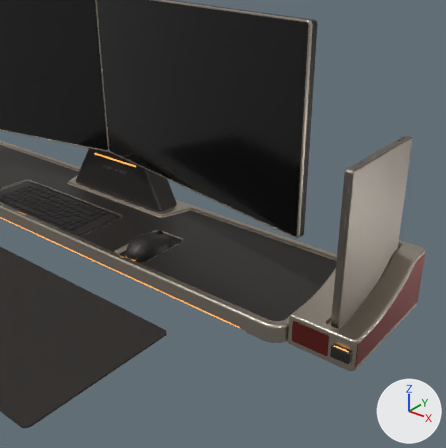
Renders of the glTF model night-array/cad/export/model/station.glb from each side of a commit.
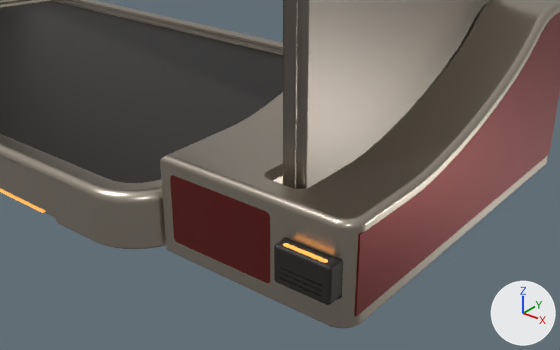
Old and new are each drawn from a 50 mm lens placed at (1.106, -0.879, 0.65), pointed at (0.53, -0.159, 0.203) and again close up from a 50 mm lens placed at (0.94, -0.388, 0.233), pointed at (0.713, -0.104, 0.057). Lighting does not change. The marker at lower right points along +X, +Y and +Z. The older version's two pictures come first. Vertices at exactly the same position are counted once.

In view in the first close-up: 'base_shell', 'deck_liner', 'dock_cradle', 'dock_latch', 'dock_latch_led', 'dock_panels', 'laptop_body' and 1 more.
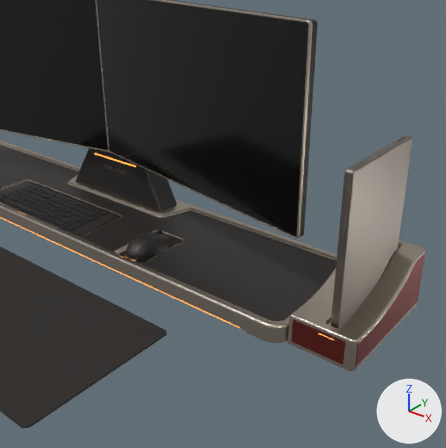
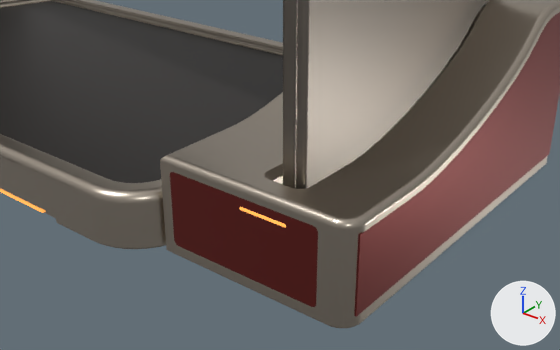
Boxes (x1, y1, x2, y2) around the edits, measured in the close-ups (560 x 350 px):
'dock_latch', deleted: before (274, 238, 343, 305)
'dock_latch_led', deleted: before (283, 243, 328, 263)
'dock_led', added: after (240, 207, 286, 228)
part 1 of me_dock_cradle, cut back: before (160, 162, 349, 328); after (160, 162, 331, 324)
part 2 of me_dock_panels, cut back: before (170, 175, 271, 283); after (170, 172, 318, 307)

Edits to the bpy script that builds the scene:
```text
Change me_dock_cradle:
    used by ob_dock_cradle; location = (0.7125, 0.0, 0.0)
    remove me_dock_cradle.from_pydata(...)  # 4172 vertices, 8344 faces; spans x -0.062..0.062, y -0.13..0.13, z 0.0..0.12
    add me_dock_cradle.from_pydata(...)  # 4042 vertices, 8080 faces; spans x -0.062..0.062, y -0.13..0.13, z 0.0..0.12
    me_dock_cradle part 1: 44 vertices moved from x -0.055..0.014, y -0.13..-0.128, z 0.009..0.051 to x -0.055..0.043, y -0.13..-0.128, z 0.007..0.053; 199 vertices removed from x -0.056..0.057, y -0.13..-0.119, z 0.009..0.051; 69 vertices added at x -0.056..0.043, y -0.13..-0.124, z 0.007..0.053
Change me_dock_panels:
    used by ob_dock_panels; location = (0.716, -0.0035, 0.007)
    remove me_dock_panels.from_pydata(...)  # 182 vertices, 356 faces; spans x -0.059..0.059, y -0.126..0.126, z 0.0..0.106
    add me_dock_panels.from_pydata(...)  # 270 vertices, 532 faces; spans x -0.059..0.059, y -0.126..0.126, z 0.0..0.106
    me_dock_panels part 2
    87 vertices are removed from x -0.059..0.011, y -0.126..-0.124, z 0.002..0.044
    172 faces are deleted
    1 vertex moves from x 0.011, y -0.124, z 0.004 to x 0.038, y -0.124, z 0.046
    175 vertices are added at x -0.059..0.04, y -0.126..-0.124, z 0.0..0.046
    348 new faces join them
Add me_dock_led:
    me_dock_led.from_pydata(...)  # 88 vertices, 172 faces; spans x -0.015..0.015, y -0.0005..0.0005, z 0.0..0.002
    me_dock_led.materials.append(mat_amber_led)  # orange #f2a04a, glowing orange #f2a04a
Remove ob_dock_latch:
    ob_dock_latch = bpy.data.objects.new('dock_latch', me_dock_latch)
    ob_dock_latch.location = (0.752, -0.131, 0.018)
Remove ob_dock_latch_led:
    ob_dock_latch_led = bpy.data.objects.new('dock_latch_led', me_dock_latch_led)
    ob_dock_latch_led.location = (0.752, -0.131, 0.018)
Add ob_dock_led:
    ob_dock_led = bpy.data.objects.new('dock_led', me_dock_led)
    ob_dock_led.location = (0.722, -0.1295, 0.046)
```
